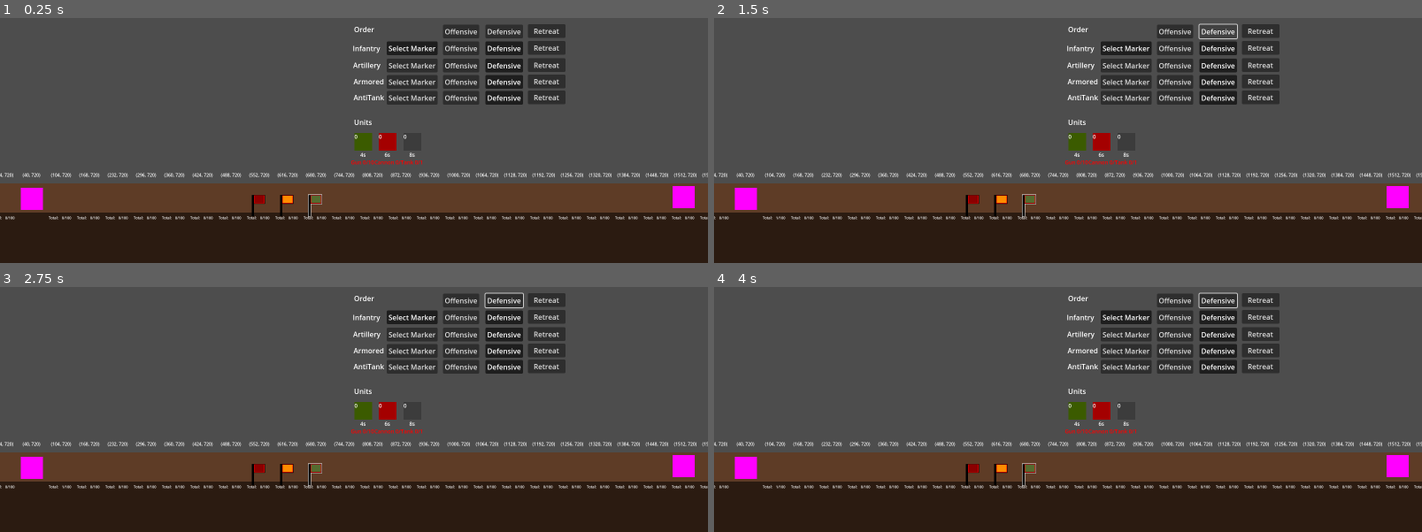
Above: before the commit, frames 1-4 (two rows, left to right).
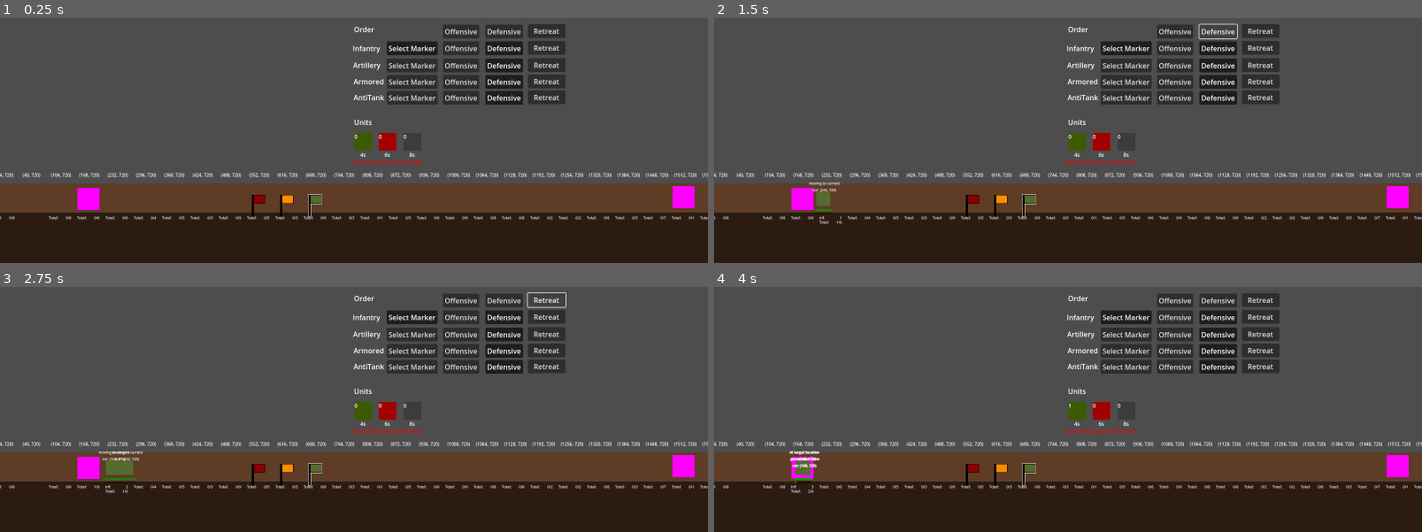
Above: after the commit, the same moments.

Repository: dwlee0802/AttritionWarfare
Game: Godot game, scene res://Scenes/game.tscn
Two runs of this game, one before a commit and one after it. Both use one fixed random seed, a clock stepped at 60 frames per second and the inputs below.
Inputs:
- Up to frame 1 (0.25 s): no input
- Up to frame 2 (1.5 s): click "Offensive" at 0.5 s; click "Defensive" at 1.25 s
- Up to frame 3 (2.75 s): click "Retreat" at 2 s
- Up to frame 4 (4 s): click "Select Marker" at 2.75 s; click "0" at 3.5 s

The runs differ from the first frame. In frame 1, 0.9% of the frame differs, in the area x 0-99%, y 69-83%; in frame 2, 1.2%; in frame 3, 1.5%, in the area x 0-99%, y 2-85%; in frame 4, 1.1%.

Commit message:
Refactored unit movement AI based on decision tree.

Diff:
--- a/Data/infantry.tres
+++ b/Data/infantry.tres
@@ -10,7 +10,7 @@
 minAttackRange = 0
 damageAmount = 10
 attackSpeed = 2.0
-speed = 25
+speed = 100
 splashDamage = false
 splashRange = 100
 indirectFire = false
--- a/Scenes/command_marker.tscn
+++ b/Scenes/command_marker.tscn
@@ -19,12 +19,13 @@
 
 [node name="Sprite2D" type="Sprite2D" parent="."]
 z_index = 10
+texture_filter = 1
 scale = Vector2(0.5, 0.5)
 texture = ExtResource("2_4fgqu")
 
 [node name="Sprite2D" type="Sprite2D" parent="Sprite2D"]
 position = Vector2(4, -28)
-scale = Vector2(1.33333, 1)
+scale = Vector2(1.5, 1.125)
 texture = ExtResource("3_2ae52")
 
 [node name="HighlightSprite" type="Sprite2D" parent="."]
--- a/Scenes/game.tscn
+++ b/Scenes/game.tscn
@@ -1142,11 +1142,11 @@
 script = ExtResource("16_g4x6a")
 
 [node name="PlayerHQ" type="StaticBody2D" parent="World" node_paths=PackedStringArray("currentBlock")]
-position = Vector2(72, 755)
+position = Vector2(200, 755)
 collision_mask = 0
 script = ExtResource("5_ajpi1")
 autoSpawn = true
-currentBlock = NodePath("../Ground/Block2")
+currentBlock = NodePath("../Ground/Block4")
 
 [node name="CollisionShape2D" type="CollisionShape2D" parent="World/PlayerHQ"]
 shape = SubResource("RectangleShape2D_4wbwj")
@@ -1157,7 +1157,6 @@
 
 [node name="SpawnTimer" type="Timer" parent="World/PlayerHQ"]
 process_callback = 0
-one_shot = true
 
 [node name="SpawnTimer2" type="Timer" parent="World/PlayerHQ"]
 process_callback = 0
--- a/Scripts/Block.gd
+++ b/Scripts/Block.gd
@@ -2,6 +2,8 @@
 class_name Block
 
 @onready var detectionArea: Area2D = $DetectionArea/Area2D
+
+var centerPosition
 
 @export var ignoreCombatWidth: bool = false
 var curCombatWidth: int = 0
@@ -20,13 +22,13 @@
 
 # Called when the node enters the scene tree for the first time.
 func _ready():
-	maxCombatWidth = 100
+	maxCombatWidth = randi_range(1, 9)
 	CheckIfCapital()
-	pass # Replace with function body.
 
 
 # Called every frame. 'delta' is the elapsed time since the previous frame.
 func _process(delta):
+	centerPosition = detectionArea.global_position.x
 	insideUnits = GetUnitsInside()
 	UpdateContentsLabel()
 	debugLabel.text = str(global_position)
--- a/Scripts/Unit.gd
+++ b/Scripts/Unit.gd
@@ -34,7 +34,7 @@
 
 # movement related variables
 var target_position: float
-static var POSITION_ERROR = 10
+static var POSITION_ERROR = 5
 
 var currentBlock: Block
 var hasPermission: bool = false
@@ -59,11 +59,8 @@
 	# update debug label
 	debugLabel.text = debugStatus
 	if currentBlock != null:
-		debugLabel.text += "\n" + str(currentBlock.global_position)
-
-	print("haspermission: " + str(hasPermission))
-	print("hasVisitedCurrentBlock: " + str(hasVisitedCurrentBlock))
-	print(str(velocity))
+		debugLabel.text += "\ncur: " + str(currentBlock.global_position)
+
 
 func SetPlayerUnit(val):
 	isPlayerUnit = val
@@ -243,59 +240,54 @@
 func UpdateVelocity() -> bool:
 	if currentBlock == null:
 		velocity = Vector2.ZERO
-		return true
-
-	# stop moving if we are at target position
-	if abs(target_position - global_position.x) < POSITION_ERROR:
+		debugStatus = "ERROR! No current block."
+		return false
+
+	# check if we visited current block at least once
+	if !hasVisitedCurrentBlock:
+		# if not, go there
+		# we are at the right of cur
+		print(str(global_position.x) + " to " + str(currentBlock.centerPosition))
+		if global_position.x > currentBlock.centerPosition:
+			velocity = Vector2.LEFT * speed
+		# left
+		else:
+			velocity = Vector2.RIGHT * speed
+
+		hasVisitedCurrentBlock = AtCurrent()
+		debugStatus = "moving to current"
+	# check if we are at our target position
+	elif abs(target_position - global_position.x) < POSITION_ERROR:
 		velocity = Vector2.ZERO
 		debugStatus = "At target location" + "\n permission: " + str(hasPermission)
 		return true
-	else:
-		# since we have visited consider going to next block
-		if hasVisitedCurrentBlock:
+	# check if we have permission to move to next block
+	else:
+		# determine nextblock based on target location
+		var nextBlock: Block = currentBlock.nextBlock
+		var dir = Vector2.RIGHT
+
+		if target_position < global_position.x:
+			nextBlock = currentBlock.prevBlock
+			dir = Vector2.LEFT
+
+		if nextBlock == null:
 			velocity = Vector2.ZERO
-
-			# determine which direction we need to go to
-			var nextBlock: Block = currentBlock.nextBlock
-			var dir = Vector2.RIGHT
-
-			# need to go left <-
-			if target_position < global_position.x:
-				nextBlock = currentBlock.prevBlock
-				dir = Vector2.LEFT
-
-			# check to see if we have permission to go on
-			if nextBlock != null:
-				if hasPermission:
-					# dont ask for permission since we have it
-					velocity = dir
-					debugStatus = "have permission"
-				else:
-					debugStatus = "no permission"
-
-					# dont try to get permission if current block is target
-					hasPermission = nextBlock.GivePermission()
-
-					# no longer occupying current block's combat width
-					if hasPermission:
-						currentBlock.curCombatWidth -= 1
-						currentBlock = nextBlock
-						hasVisitedCurrentBlock = false
-
-		# finish moving to center of current block
+			debugStatus = "no path"
+			return false
+
+		if hasPermission:
+			currentBlock.curCombatWidth -= 1
+			currentBlock = nextBlock
+			hasVisitedCurrentBlock = false
+			hasPermission = false
+			debugStatus = "have permission"
 		else:
-			debugStatus = "moving to self"
-
-			if global_position.x - currentBlock.global_position.x + currentBlock.size.x / 2 > POSITION_ERROR:
-				velocity = Vector2.RIGHT
-			elif global_position.x - currentBlock.global_position.x + currentBlock.size.x / 2 > -POSITION_ERROR:
-				velocity = Vector2.LEFT
-
-			hasVisitedCurrentBlock = AtCurrent()
-			hasPermission = false
-
-		velocity *= speed
-		return false
+			velocity = Vector2.ZERO
+			debugStatus = "no permission"
+			hasPermission = nextBlock.GivePermission()
+
+	return false
 
 
 # unit should move to current block when it can't go to any other blocks
Not shown: 3 places in Scenes/block.tscn that only renumber resources
